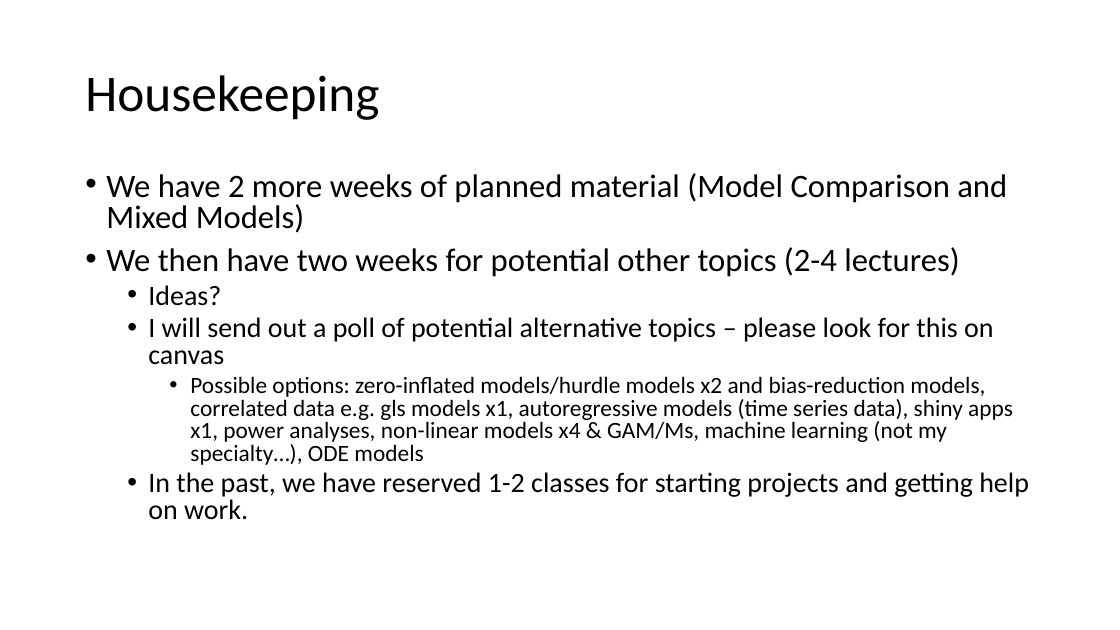
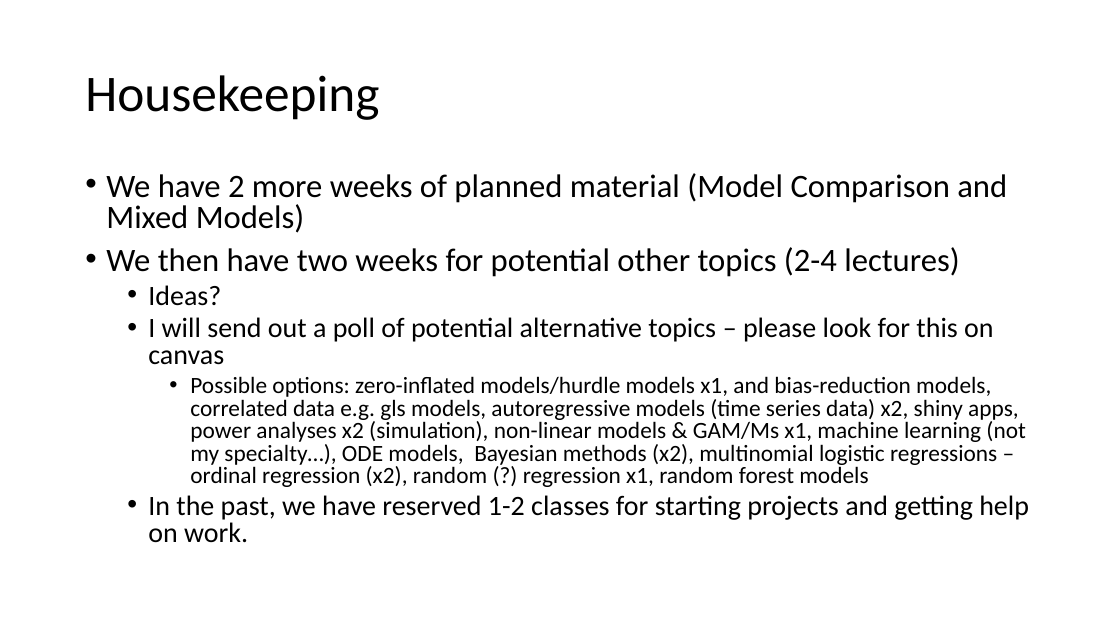
Before and after one commit to VTQuantMethodsEEB/klangwig, a slide deck: slide 2 of lectures/week_10_glms/le10_glms.pptx. Drawn at 1120x630 pixels with LibreOffice and Linux fonts; fonts in the diff are those of the drawing. Boxes give left, top, right and bottom in pixels: in the first picture for what was removed or moved away, otherwise in the second. Text is boxed around its words. In the diff, an @@ line names an element or a change of style, - is before the commit and + after.

```diff
--- a/lectures/week_10_glms/le10_glms.pptx
+++ b/lectures/week_10_glms/le10_glms.pptx
@@ text at [190, 376, 1025, 487]: text changed @@
-    • Possible options: zero-inflated models/hurdle models x2 and bias-reduction models, correlated data e.g. gls models x1, autoregressive models (time series data), shiny apps x1, power analyses, non-linear models x4 & GAM/Ms, machine learning (not my specialty…), ODE models
+    • Possible options: zero-inflated models/hurdle models x1, and bias-reduction models, correlated data e.g. gls models, autoregressive models (time series data) x2, shiny apps, power analyses x2 (simulation), non-linear models & GAM/Ms x1, machine learning (not my specialty…), ODE models, Bayesian methods (x2), multinomial logistic regressions – ordinal regression (x2), random (?) regression x1, random forest models
```
Also in this commit, not shown: 1 slide added, 7 other files.
